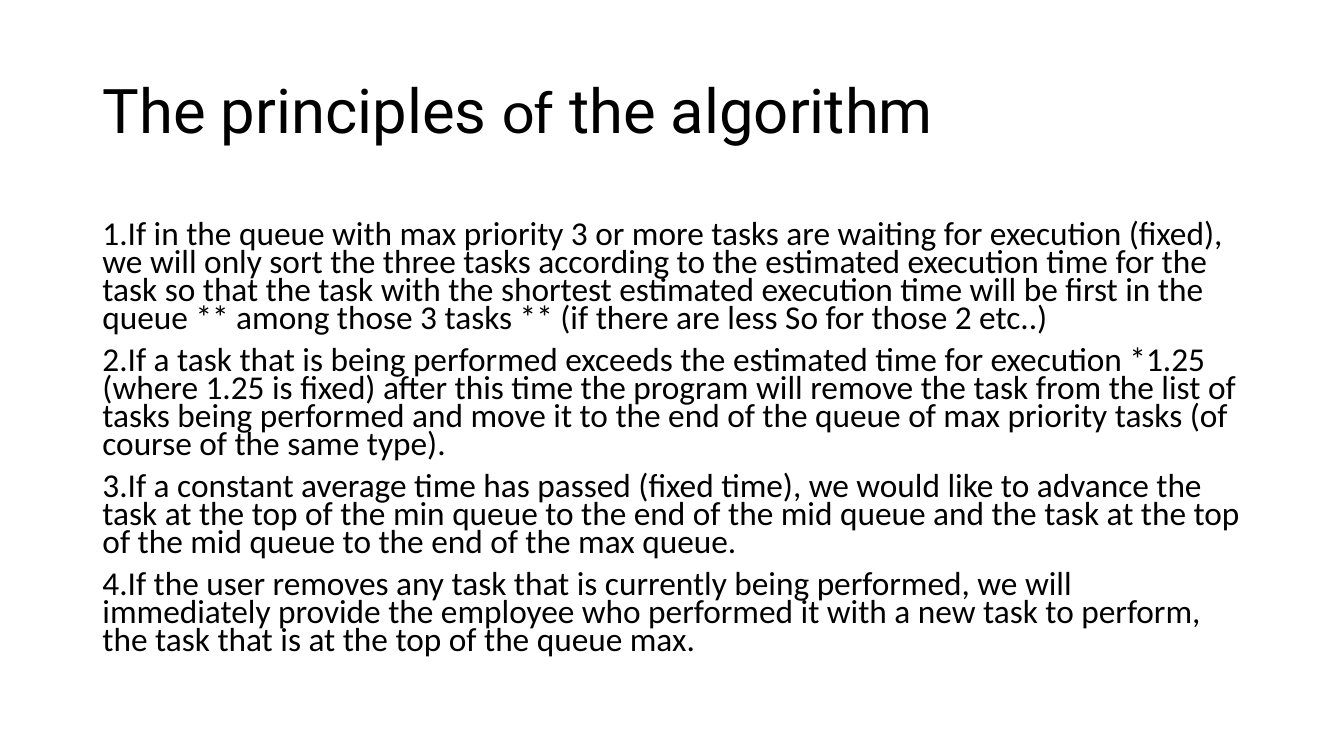
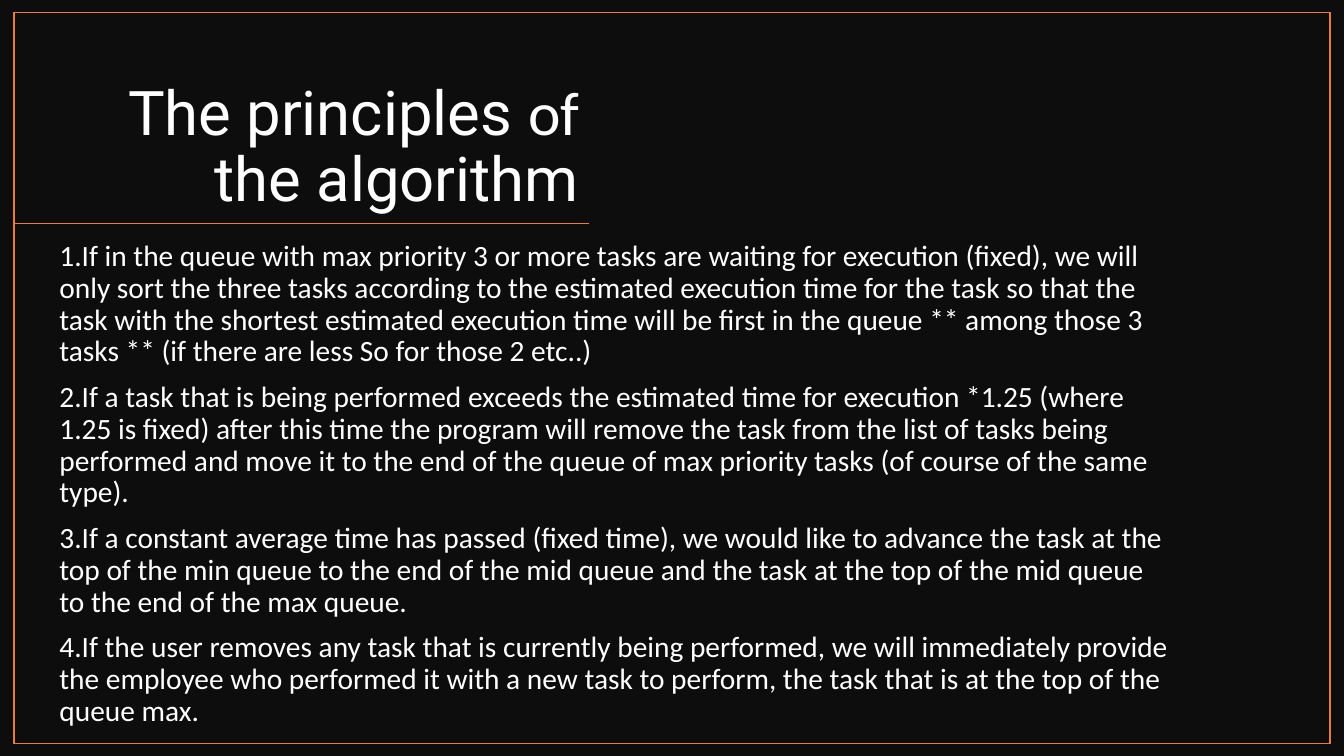
Before and after one commit to hilagithub/timeManager, a slide deck: slide 5 of src/מצגת- פרויקט.pptx. Drawn at 1344x756 pixels with LibreOffice and Linux fonts; fonts in the diff are those of the drawing. Boxes give left, top, right and bottom in pixels: in the first picture for what was removed or moved away, otherwise in the second. Text is boxed around its words. In the diff, an @@ line names an element or a change of style, - is before the commit and + after.

```diff
--- a/src/מצגת- פרויקט.pptx
+++ b/src/מצגת- פרויקט.pptx
@@ rectangle added at [0, 0, 1344, 756], fill #0D0D0D @@
@@ rectangle added at [14, 13, 1331, 744], outline #ED7D31 1 pt @@
@@ title "The principles of the algorithm": place and size @@
-title "The principles of the algorithm" at [102, 86, 933, 146]
+title "The principles of the algorithm" at [128, 88, 579, 214]
@@ title "The principles of the algorithm" at [128, 88, 579, 214]: text colour #000000 to #FFFFFF; alignment left to right; vertical alignment middle to bottom @@
@@ line added from (590, 224) to (14, 224), #ED7D31 1 pt @@
@@ text at [59, 244, 1168, 726]: paragraph removed @@
-התרגום ארוך מדי לשמירה
@@ text "1.If in the queue with ...": place and size @@
-text "1.If in the queue with ..." at [102, 221, 1240, 657]
+text "1.If in the queue with ..." at [59, 244, 1168, 726]
@@ text "1.If in the queue with ..." at [59, 244, 1168, 726]: size 23.8 to 21 pt, text colour #000000 to #FFFFFF; line spacing 0.7 to 0.9 @@
```
Also in this commit, not shown: 7 other slides changed, 5 slides added, 17 other files.
